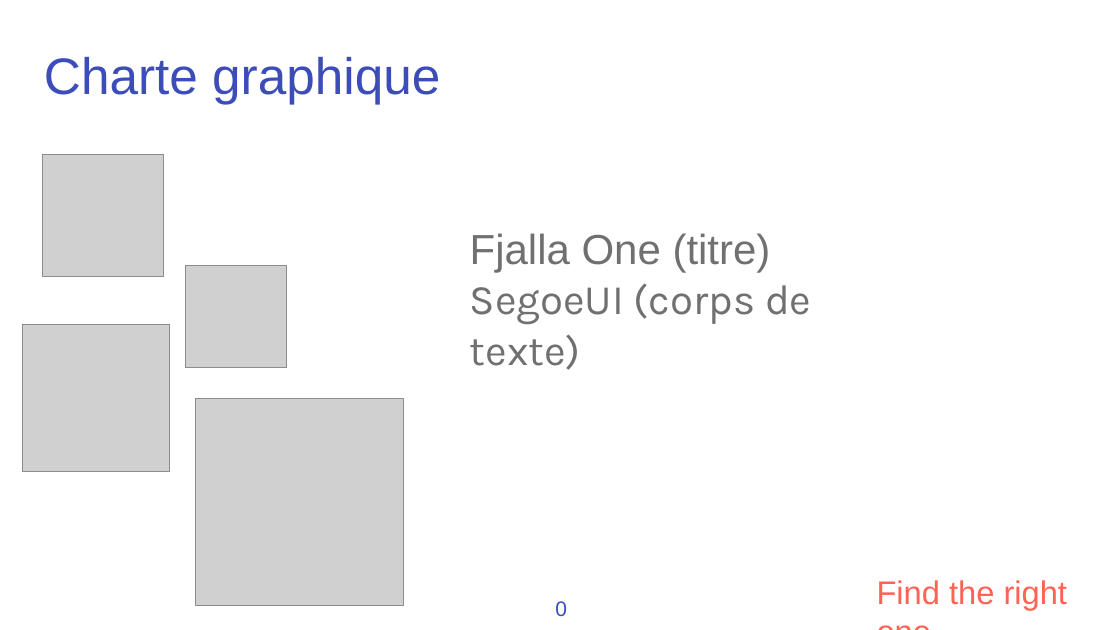
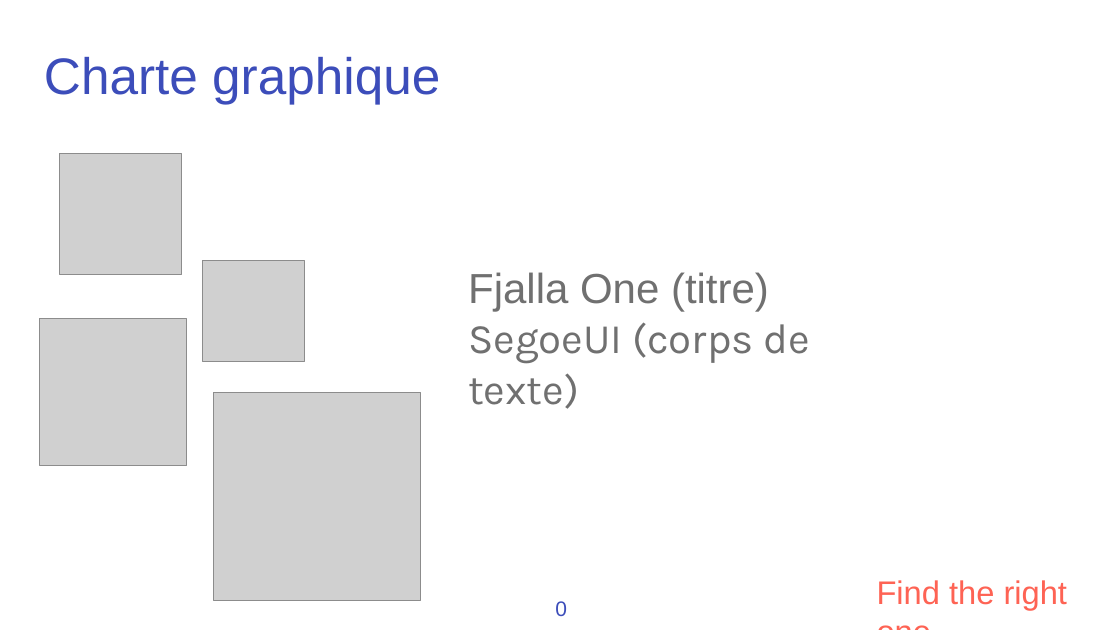
Before and after one commit to solown/ServeurWEB_PROJET, a slide deck: slide 16 of presentation/fr81.pptx (slide 13 before the commit). Drawn at 1120x630 pixels with LibreOffice and Linux fonts; fonts in the diff are those of the drawing; grey boxes stand for pictures. Boxes give left, top, right and bottom in pixels: in the first picture for what was removed or moved away, otherwise in the second. Text is boxed around its words. In the diff, an @@ line names an element or a change of style, - is before the commit and + after.

```diff
--- a/presentation/fr81.pptx
+++ b/presentation/fr81.pptx
@@ picture: place and size @@
-picture at [42, 155, 164, 276]
+picture at [60, 153, 181, 275]
@@ picture: place and size @@
-picture at [185, 266, 287, 368]
+picture at [203, 260, 305, 362]
@@ text "Fjalla One (titre)": place and size @@
-text "Fjalla One (titre)" at [470, 233, 811, 370]
+text "Fjalla One (titre)" at [468, 272, 810, 409]
@@ picture: place and size @@
-picture at [22, 325, 169, 472]
+picture at [39, 319, 187, 466]
@@ picture: place and size @@
-picture at [196, 398, 403, 606]
+picture at [213, 392, 421, 600]
```
Also in this commit, not shown: 5 other slides changed, 3 slides added.
